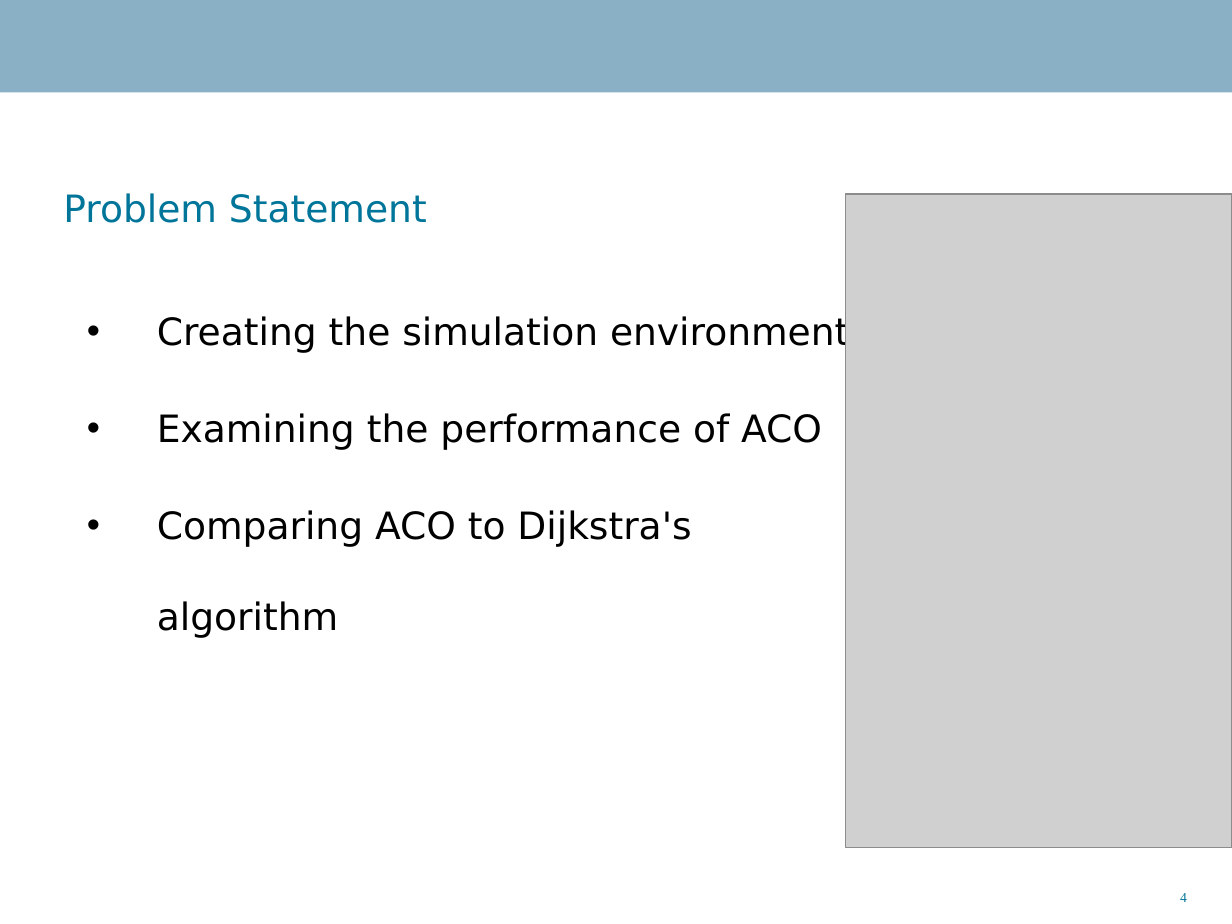
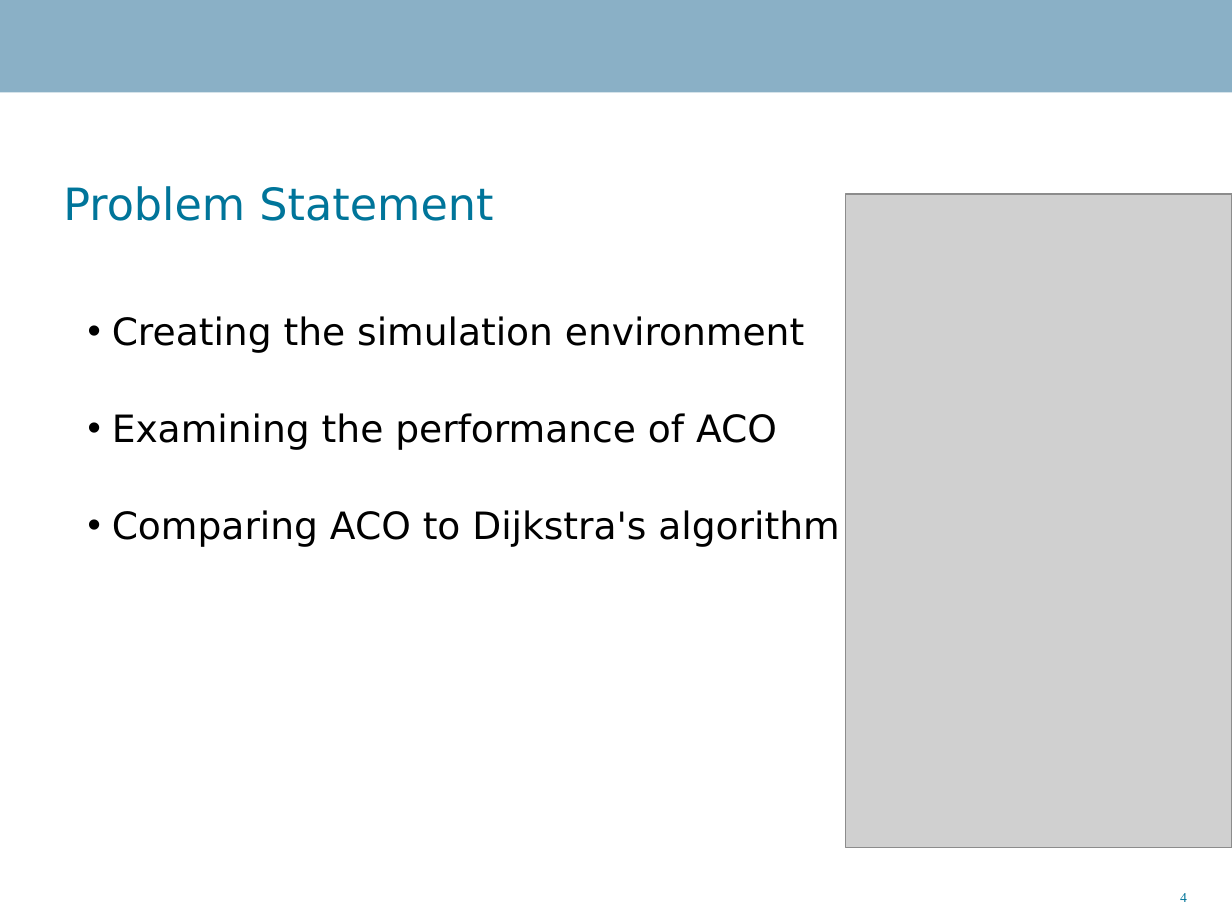
Before and after one commit to Danidude/Master-Thesis, a slide deck: slide 4 of Report/IKT 590 Master Thesis.ppt. Drawn at 1232x924 pixels with LibreOffice and Linux fonts; fonts in the diff are those of the drawing; grey boxes stand for pictures; background and template pictures are left out. Boxes give left, top, right and bottom in pixels: in the first picture for what was removed or moved away, otherwise in the second. Text is boxed around its words. In the diff, an @@ line names an element or a change of style, - is before the commit and + after.

```diff
--- a/Report/IKT 590 Master Thesis.ppt
+++ b/Report/IKT 590 Master Thesis.ppt
@@ title "Problem Statement" at <box>63,186,493,221</box>: size 22 to 26 pt @@
@@ text "Creating the simulation environment" at <box>112,316,839,547</box>: indent changed @@
```
Also in this commit, not shown: 12 other slides changed.
